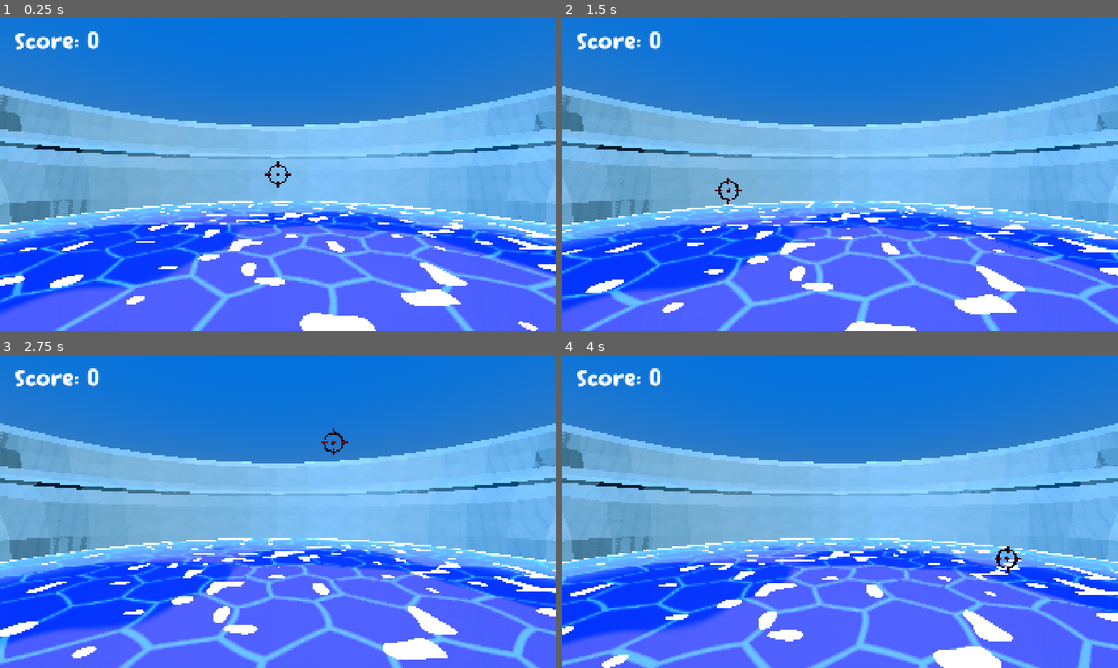
Above: before the commit, frames 1-4 (two rows, left to right).
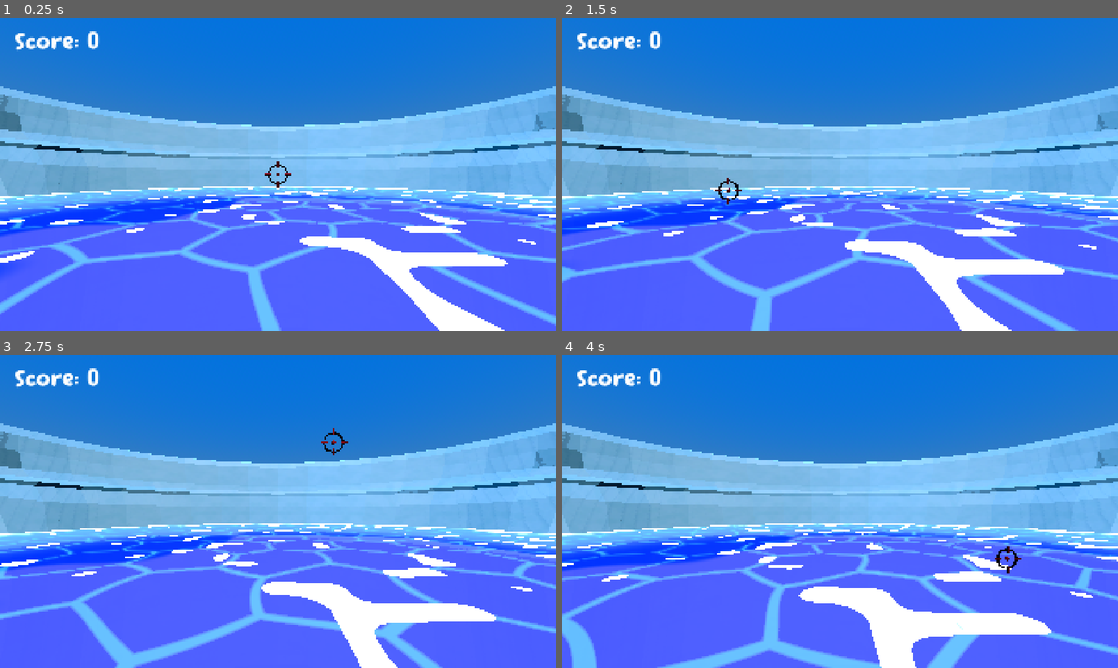
Above: after the commit, the same moments.

Repository: ashermemon/haven
Game: Godot game, scene res://game.tscn
The game is run twice, just before and just after one commit, with the same random seed, the same clock (stepped at 60 frames per second) and the same inputs.
Inputs (mouse positions are in pixels of both pictures, inside the frame that each line leads up to):
- Up to frame 1 (0.25 s): no input
- Up to frame 2 (1.5 s): move the mouse to (962, 158) at 0.52 s; press the mouse at (962, 158) at 0.53 s; move the mouse to (728, 190) at 1.27 s; release the mouse at (728, 190) at 1.28 s; click (728, 190) at 1.35 s
- Up to frame 3 (2.75 s): move the mouse to (333, 442) at 2.02 s; press the mouse at (333, 442) at 2.03 s
- Up to frame 4 (4 s): move the mouse to (812, 574) at 2.77 s; release the mouse at (812, 574) at 2.78 s; click (812, 574) at 2.85 s; move the mouse to (1006, 558) at 3.52 s; press the mouse at (1006, 558) at 3.53 s

The runs differ from the first frame. In frame 1, 29% of the frame differs, in the area x 0-100%, y 53-100%; in frame 2, 30%; in frame 3, 31%; in frame 4, 33%.

Commit message:
Basic Particle splashes and ripples for ducks

Diff:
--- a/haven/game.tscn
+++ b/haven/game.tscn
@@ -9,6 +9,59 @@
 [ext_resource type="PackedScene" uid="uid://cki312tkj55jj" path="res://hud.tscn" id="7_eow3j"]
 [ext_resource type="Shader" uid="uid://0p6o8010dbv6" path="res://toon_water.gdshader" id="8_vef74"]
 [ext_resource type="PackedScene" uid="uid://mmwqyddpoaxr" path="res://assets/models/BathTub.glb" id="10_hve3p"]
+[ext_resource type="Script" uid="uid://cfjkec8pwl3qu" path="res://water_controller.gd" id="10_mfdv2"]
+
+[sub_resource type="ProceduralSkyMaterial" id="ProceduralSkyMaterial_e2o6t"]
+sky_top_color = Color(0.120128445, 0.45329928, 0.78299356, 1)
+sky_horizon_color = Color(0.5656549, 0.62510514, 0.6775485, 1)
+ground_bottom_color = Color(0.029387133, 0.19192484, 0.27103645, 1)
+ground_horizon_color = Color(0.5656549, 0.62510514, 0.6775485, 1)
+
+[sub_resource type="Sky" id="Sky_feb5d"]
+sky_material = SubResource("ProceduralSkyMaterial_e2o6t")
+
+[sub_resource type="Environment" id="Environment_fc0e3"]
+background_mode = 2
+background_color = Color(0.08035093, 0.15905139, 0.17031133, 1)
+background_energy_multiplier = 1.1
+sky = SubResource("Sky_feb5d")
+ambient_light_source = 3
+ambient_light_color = Color(1, 1, 1, 1)
+ambient_light_energy = 1.5
+tonemap_exposure = 0.8
+adjustment_brightness = 1.02
+adjustment_contrast = 1.03
+adjustment_saturation = 1.1
+
+[sub_resource type="Curve" id="Curve_mfdv2"]
+_data = [Vector2(0, 1), 0.0, -1.0, 0, 1, Vector2(1, 0), -1.0, 0.0, 1, 0]
+point_count = 2
+
+[sub_resource type="CurveTexture" id="CurveTexture_hve3p"]
+curve = SubResource("Curve_mfdv2")
+
+[sub_resource type="Curve" id="Curve_hve3p"]
+_data = [Vector2(0, 1), 0.0, -1.0029241, 0, 1, Vector2(0.9970845, 0), -1.0029241, 0.0, 1, 0]
+point_count = 2
+
+[sub_resource type="CurveTexture" id="CurveTexture_mfdv2"]
+curve = SubResource("Curve_hve3p")
+
+[sub_resource type="ParticleProcessMaterial" id="ParticleProcessMaterial_uuvgp"]
+direction = Vector3(0, 1, 0)
+spread = 55.0
+initial_velocity_min = 1.5
+initial_velocity_max = 3.5
+scale_min = 0.099999994
+scale_max = 0.29999998
+scale_curve = SubResource("CurveTexture_mfdv2")
+alpha_curve = SubResource("CurveTexture_hve3p")
+
+[sub_resource type="StandardMaterial3D" id="StandardMaterial3D_mfdv2"]
+albedo_color = Color(0.9211579, 0.9571137, 0.994342, 1)
+
+[sub_resource type="SphereMesh" id="SphereMesh_hve3p"]
+material = SubResource("StandardMaterial3D_mfdv2")
 
 [sub_resource type="ShaderMaterial" id="ShaderMaterial_uuvgp"]
 render_priority = 1
@@ -35,42 +88,26 @@
 shader_parameter/contact_foam_width = 0.1
 shader_parameter/sparkle_amount = 0.20000000298023
 shader_parameter/sparkle_scale = 2.0
+shader_parameter/impact_0 = Vector4(0, 0, 0, 0)
+shader_parameter/impact_1 = Vector4(0, 0, 0, 0)
+shader_parameter/impact_2 = Vector4(0, 0, 0, 0)
+shader_parameter/impact_3 = Vector4(0, 0, 0, 0)
+shader_parameter/ripple_speed = 1.8
+shader_parameter/ripple_width = 0.07
+shader_parameter/ripple_lifetime = 1.8
 
 [sub_resource type="PlaneMesh" id="PlaneMesh_hve3p"]
 material = SubResource("ShaderMaterial_uuvgp")
 size = Vector2(50, 50)
 
-[sub_resource type="ProceduralSkyMaterial" id="ProceduralSkyMaterial_e2o6t"]
-sky_top_color = Color(0.120128445, 0.45329928, 0.78299356, 1)
-sky_horizon_color = Color(0.5656549, 0.62510514, 0.6775485, 1)
-ground_bottom_color = Color(0.029387133, 0.19192484, 0.27103645, 1)
-ground_horizon_color = Color(0.5656549, 0.62510514, 0.6775485, 1)
-
-[sub_resource type="Sky" id="Sky_feb5d"]
-sky_material = SubResource("ProceduralSkyMaterial_e2o6t")
-
-[sub_resource type="Environment" id="Environment_fc0e3"]
-background_mode = 2
-background_color = Color(0.08035093, 0.15905139, 0.17031133, 1)
-background_energy_multiplier = 1.1
-sky = SubResource("Sky_feb5d")
-ambient_light_source = 3
-ambient_light_color = Color(1, 1, 1, 1)
-ambient_light_energy = 1.5
-tonemap_exposure = 0.8
-adjustment_brightness = 1.02
-adjustment_contrast = 1.03
-adjustment_saturation = 1.1
+[sub_resource type="BoxShape3D" id="BoxShape3D_uuvgp"]
+size = Vector3(50, 0.9272537, 50)
 
 [node name="GameManager" type="Node3D" unique_id=220923442]
 script = ExtResource("1_eow3j")
 
 [node name="BathTub" parent="." unique_id=616188069 instance=ExtResource("10_hve3p")]
 transform = Transform3D(-8.847186e-08, 0, -2.0240002, 0, 2.0240002, 0, 2.0240002, 0, -8.847186e-08, 0, -1, -1)
-
-[node name="Water2" type="MeshInstance3D" parent="." unique_id=1044679275]
-transform = Transform3D(1, 0, 0, 0, 1, 0, 0, 0, 1, 0, -3, 0)
-mesh = SubResource("PlaneMesh_hve3p")
 
 [node name="Camera3D" type="Camera3D" parent="." unique_id=1466842648 node_paths=PackedStringArray("crosshair")]
 transform = Transform3D(1, 0, 0, 0, 1, 0, 0, 0, 1, 0, -1.2, 5.464)
@@ -114,3 +151,31 @@
 script = ExtResource("5_7jktm")
 
 [node name="HUD" parent="." unique_id=1120462307 instance=ExtResource("7_eow3j")]
+
+[node name="WaterController" type="Node3D" parent="." unique_id=659213109 node_paths=PackedStringArray("water_mesh", "splash_particles") groups=["water_controller"]]
+script = ExtResource("10_mfdv2")
+water_mesh = NodePath("../Water2/WaterMesh")
+splash_particles = NodePath("SplashParticles")
+
+[node name="SplashParticles" type="GPUParticles3D" parent="WaterController" unique_id=1349137475]
+emitting = false
+amount = 10
+lifetime = 1.2
+one_shot = true
+explosiveness = 1.0
+collision_base_size = 0.0
+process_material = SubResource("ParticleProcessMaterial_uuvgp")
+draw_pass_1 = SubResource("SphereMesh_hve3p")
+
+[node name="Water2" type="Node3D" parent="." unique_id=876489589]
+transform = Transform3D(1, 0, 0, 0, 1, 0, 0, 0, 1, 0, -2, 0)
+
+[node name="WaterMesh" type="MeshInstance3D" parent="Water2" unique_id=1044679275]
+mesh = SubResource("PlaneMesh_hve3p")
+
+[node name="Water2" type="Area3D" parent="Water2" unique_id=1214291851 groups=["water"]]
+transform = Transform3D(1, 0, 0, 0, 1, 0, 0, 0, 1, 0, 2, 0)
+
+[node name="CollisionShape3D" type="CollisionShape3D" parent="Water2/Water2" unique_id=1279647237]
+transform = Transform3D(1, 0, 0, 0, 1, 0, 0, 0, 1, 0, -2.4633217, 0)
+shape = SubResource("BoxShape3D_uuvgp")
--- a/haven/rubberduck.gd
+++ b/haven/rubberduck.gd
@@ -4,14 +4,39 @@
 @onready var hud = get_tree().current_scene.get_node("HUD")
 
 var abletohit:= true
-# Called when the node enters the scene tree for the first time.
+
+var water_controller: Node
+
 func _ready() -> void:
+	water_controller = get_tree().current_scene.get_node("WaterController")
+	print("WATER CONTROLLER: ", water_controller)
+	var water_area = get_tree().get_first_node_in_group("water")
+
+	if water_area:
+		water_area.body_entered.connect(_on_water_entered)
+
+	# Keep your existing launch code below
 	var random_rotation = Vector3(0.0, randf_range(-0.5, 0.5), 0.0)
 	apply_torque_impulse(random_rotation)
+
 	var random_force = Vector3(randf_range(-5.0, 5.0), randf_range(9.5, 12.0), 0.0)
 	apply_central_impulse(random_force)
 
 
+func _on_water_entered(body: Node3D) -> void:
+	if body != self:
+		return
+
+	print("DUCK ENTERED WATER!")
+
+	var impact_strength = clampf(linear_velocity.length() / 6.0, 0.35, 1.5)
+
+	if water_controller == null:
+		print("ERROR: WATER CONTROLLER NOT FOUND")
+		return
+
+	print("TRIGGERING SPLASH!")
+	water_controller.splash(global_position, impact_strength)
 # Called every frame. 'delta' is the elapsed time since the previous frame.
 func _process(delta: float) -> void:
 	pass
@@ -28,7 +53,6 @@
 		apply_central_impulse(impulse_force)
 
 		hud.add_score(duck_value)
-		print("shot ducky" + str(GameManager.score))
 		camera.shake_camera(10.0)
 		await get_tree().create_timer(3.0).timeout
 		queue_free()
--- a/haven/toon_water.gdshader
+++ b/haven/toon_water.gdshader
@@ -41,8 +41,15 @@
 
 uniform sampler2D depth_tex : hint_depth_texture, repeat_disable, filter_nearest;
 
-
-// VALUE NOISE
+uniform vec4 impact_0 = vec4(0.0);
+uniform vec4 impact_1 = vec4(0.0);
+uniform vec4 impact_2 = vec4(0.0);
+uniform vec4 impact_3 = vec4(0.0);
+
+uniform float ripple_speed = 1.8;
+uniform float ripple_width = 0.07;
+uniform float ripple_lifetime = 1.8;
+
 
 float hash21(vec2 p) {
     p = fract(p * vec2(123.34, 456.21));
@@ -127,6 +134,29 @@
 }
 
 
+float calculate_ripple(vec2 uv, vec4 impact) {
+    if (impact.z < 0.0 || impact.z > ripple_lifetime) {
+        return 0.0;
+    }
+
+    float dist = distance(uv, impact.xy);
+
+    float radius = impact.z * ripple_speed;
+
+    float ring = 1.0 - smoothstep(
+        ripple_width * 0.5,
+        ripple_width,
+        abs(dist - radius)
+    );
+
+    float fade = 1.0 - smoothstep(
+        0.0,
+        ripple_lifetime,
+        impact.z
+    );
+
+    return ring * fade * impact.w;
+}
 
 void fragment() {
 
@@ -147,6 +177,10 @@
     float depth_h = max(world_pos.y - scene_world.y, 0.0);
 
     vec2 uv = world_pos.xz;
+
+	// WATER IMPACT RIPPLES
+
+
 
     float t = clamp(depth_h / max_depth, 0.0, 1.0);
 
@@ -169,7 +203,20 @@
     col = mix(col, patch_color.rgb, blob * patch_strength);
 
 
-
+	float ripple = 0.0;
+
+	ripple += calculate_ripple(uv, impact_0);
+	ripple += calculate_ripple(uv, impact_1);
+	ripple += calculate_ripple(uv, impact_2);
+	ripple += calculate_ripple(uv, impact_3);
+
+	ripple = clamp(ripple, 0.0, 1.0);
+
+	col = mix(
+	    col,
+	    foam_color.rgb,
+	    ripple * 0.65
+	);
 
     vec2 p = uv * hex_scale;
 
--- /dev/null
+++ b/haven/water_controller.gd
@@ -0,0 +1,106 @@
+
+extends Node3D
+
+@export var water_mesh: MeshInstance3D
+@export var splash_particles: GPUParticles3D
+
+var water_material: ShaderMaterial
+
+var impact_positions: Array[Vector2] = [
+	Vector2.ZERO,
+	Vector2.ZERO,
+	Vector2.ZERO,
+	Vector2.ZERO
+]
+
+var impact_ages: Array[float] = [
+	-1.0, -1.0, -1.0, -1.0
+]
+
+var impact_strengths: Array[float] = [
+	0.0, 0.0, 0.0, 0.0
+]
+
+var next_slot := 0
+
+
+func _ready() -> void:
+	if water_mesh == null:
+		push_error("WaterController: water_mesh has not been assigned!")
+		return
+
+	var source_material: Material = water_mesh.material_override
+
+	if source_material == null:
+		source_material = water_mesh.get_active_material(0)
+
+	if source_material == null:
+		push_error("WaterController: No material found on water_mesh!")
+		return
+
+	if not source_material is ShaderMaterial:
+		push_error("WaterController: Water material is not a ShaderMaterial!")
+		return
+
+	water_material = source_material.duplicate() as ShaderMaterial
+
+	water_mesh.material_override = water_material
+
+	for i in range(4):
+		water_material.set_shader_parameter(
+			"impact_%d" % i,
+			Vector4(0.0, 0.0, -1.0, 0.0)
+		)
+
+
+func splash(world_position: Vector3, strength: float = 1.0) -> void:
+
+	# Find next impact slot.
+	var slot := next_slot
+	next_slot = (next_slot + 1) % 4
+
+	# Store world-space impact position.
+	impact_positions[slot] = Vector2(
+		world_position.x,
+		world_position.z
+	)
+
+	impact_ages[slot] = 0.0
+	impact_strengths[slot] = strength
+
+	# Spawn actual water droplets.
+	if splash_particles:
+		splash_particles.global_position = Vector3(
+			world_position.x,
+			water_mesh.global_position.y + 0.03,
+			world_position.z
+		)
+
+		splash_particles.emitting = true
+		splash_particles.restart()
+
+
+func _process(delta: float) -> void:
+
+	if water_material == null:
+		return
+
+	for i in range(4):
+
+		if impact_ages[i] >= 0.0:
+			impact_ages[i] += delta
+
+			if impact_ages[i] > 1.8:
+				impact_ages[i] = -1.0
+
+		var data := Vector4(
+			impact_positions[i].x,
+			impact_positions[i].y,
+			impact_ages[i],
+			impact_strengths[i]
+		)
+
+		water_material.set_shader_parameter(
+			"impact_%d" % i,
+			data
+		)
Not shown, added: haven/water_controller.gd.uid
